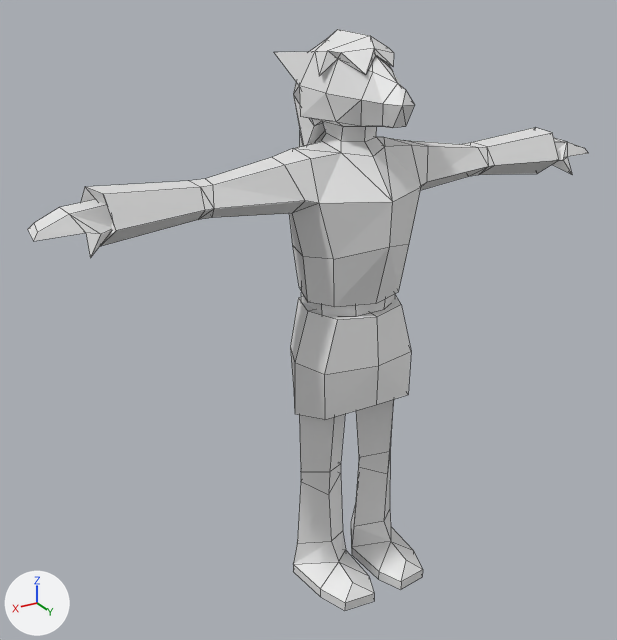
The Blender file Resources/Models/Characters/player.blend: old version first, new version second.
Before and after are seen from a camera (50 mm lens) standing at (1.185, 1.758, 1.682) and looking at (0.098, -0.052, 0.776). The lights are fixed; the arrows at lower left show +X, +Y and +Z. The picture after the commit comes second. Mesh edges are drawn as thin lines.

The first picture shows 'HandLeft_Open', 'HandRight_Open', 'Player'.
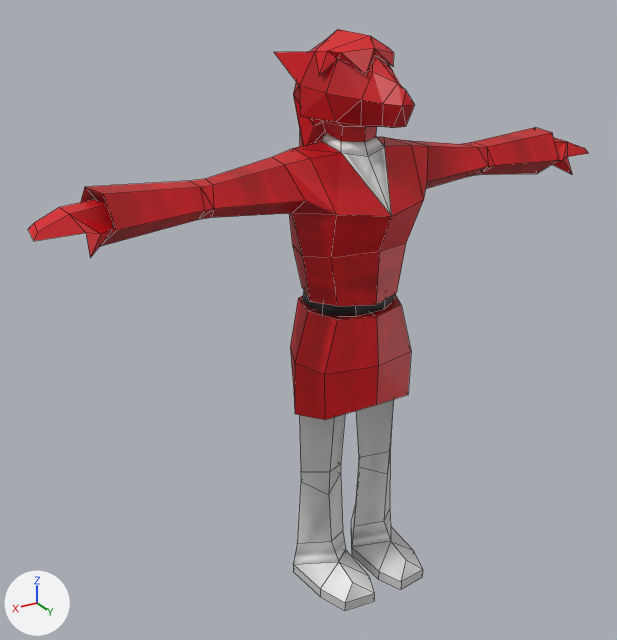
The change, as a list of edits to the scene's bpy script:
```text
Add mat_kimonofabric:
    mat_kimonofabric = bpy.data.materials.new('KimonoFabric')
    # colours: red #e70013
    # uses the picture img_player_kimono_fabric_png
Add mat_clothfabric:
    mat_clothfabric = principled_material('ClothFabric')
    mat_clothfabric.texture = img_player_cloths_fabric_png
Add mat_belt:
    mat_belt = principled_material('Belt')
    mat_belt.texture = img_player_belt_png
Add mat_kimonosleeve:
    mat_kimonosleeve = bpy.data.materials.new('KimonoSleeve')
    # colours: red #bc0004
    # uses the picture img_player_kimono_sleeve_png
Change me_player:
    where me_player.from_pydata(...)  # 266 vertices, 307 faces; spans x -0.67..0.67, y -0.18..0.22, z -0.01..1.51
    me_player part 1
    add for i in [0, 1, 15, 72]: me_player.vertices[i].co += Vector((-0.01, 0.0, 0.0))
    add for i in [151, 152, 160, 208]: me_player.vertices[i].co += Vector((0.01, 0.0, 0.0))
    me_player.vertices[3].co: (0.0, -0.12, 0.86) -> (0.0, -0.11, 0.85)
    me_player.vertices[4].co: (0.11, 0.09, 1.0) -> (0.11, 0.08, 1.0)  # pixel (333, 259) -> pixel (331, 257)
    me_player.vertices[6].co: (0.0, 0.17, 1.03) -> (0.0, 0.13, 1.0)  # pixel (389, 246) -> pixel (379, 251)
    me_player.vertices[7].co: (0.15, 0.09, 1.14) -> (0.13, 0.13, 1.12)  # pixel (319, 203) -> pixel (336, 214)
    me_player.vertices[9].co: (0.0, 0.17, 1.14) -> (0.0, 0.17, 1.1)  # pixel (392, 201) -> pixel (391, 216)
    me_player.vertices[16].co: (0.11, -0.07, 0.89) -> (0.1, -0.05, 0.89)
    me_player.vertices[71].co: (0.0, 0.01, 0.89) -> (0.0, 0.01, 0.85)
    me_player.vertices[79].co: (0.0, 0.09, 1.23) -> (0.0, 0.07, 1.23)  # pixel (373, 156) -> pixel (368, 156)
    me_player.vertices[153].co: (-0.11, 0.09, 1.0) -> (-0.11, 0.08, 1.0)  # pixel (409, 243) -> pixel (406, 242)
    me_player.vertices[155].co: (-0.15, 0.09, 1.14) -> (-0.13, 0.13, 1.12)  # pixel (421, 186) -> pixel (423, 199)
    me_player.vertices[161].co: (-0.11, -0.07, 0.89) -> (-0.1, -0.05, 0.89)
    me_player part 2: 204 of the faces centred in x -0.55..0.55, y -0.18..0.21, z 0.62..1.49 switch from mat_material (white #e7e7e7) to mat_kimonofabric
    me_player part 3: all 62 faces centred in x -0.17..0.17, y -0.05..0.21, z 0.0..0.5 switch from mat_material (white #e7e7e7) to mat_clothfabric (picture img_player_cloths_fabric_png)
    me_player part 4: all 8 faces centred in x -0.05..0.05, y -0.07..0.1, z 1.2..1.26 switch from mat_material (white #e7e7e7) to mat_clothfabric (picture img_player_cloths_fabric_png)
    me_player part 5: all 8 faces centred in x -0.06..0.06, y -0.05..0.06, z 0.83..0.87 switch from mat_material (white #e7e7e7) to mat_kimonosleeve
    me_player part 6: all 5 faces centred in x 0.64..0.65, y -0.05..0.03, z 1.13..1.2 switch from mat_material (white #e7e7e7) to mat_kimonosleeve
    me_player part 7: all 7 faces centred in x -0.11..0.11, y -0.08..0.09, z 0.86 switch from mat_material (white #e7e7e7) to mat_belt (picture img_player_belt_png)
Change me_handright_open:
    where me_handright_open.from_pydata(...)  # 15 vertices, 15 faces; spans x 0.632..0.806, y -0.063..0.076, z 1.098..1.188
    remove me_handright_open.materials.append(mat_material)  # white #e7e7e7
    add me_handright_open.materials.append(mat_kimonofabric)
Change me_handleft_open:
    where me_handleft_open.from_pydata(...)  # 15 vertices, 15 faces; spans x -0.806..-0.632, y -0.063..0.076, z 1.098..1.188
    remove me_handleft_open.materials.append(mat_material)  # white #e7e7e7
    add me_handleft_open.materials.append(mat_kimonofabric)
```

Changed parts and their boxes (x1, y1, x2, y2) in the pictures (617 x 640 px; the box of a moved part takes in the faces that stretch with it):
'Player', reshaped, recoloured (white to red): (81, 29, 559, 610) in both
'HandRight_Open', recoloured (white to red): (28, 200, 113, 258) in both
'HandLeft_Open', recoloured (white to red): (552, 138, 589, 174) in both
part 1 of me_player, moved or reshaped: (285, 137, 428, 316) in both
part 2 of me_player, recoloured (white to red): (86, 29, 559, 420) in both
part 3 of me_player, recoloured: (293, 399, 423, 610) in both
part 4 of me_player, recoloured: before (322, 134, 393, 202); after (322, 134, 391, 215)
part 5 of me_player, recoloured (white to red): (299, 294, 401, 320) in both
part 6 of me_player, recoloured: (81, 187, 116, 246) in both
part 7 of me_player, recoloured (white to black): (302, 294, 395, 316) in both
